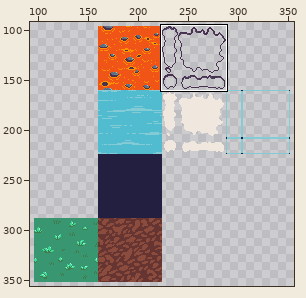
File history of a pixel-art file, android/assets/ase/biome_gen.ase. The first picture is a wide view before the edit; the outline marks the close-up.
Close-up. Before:
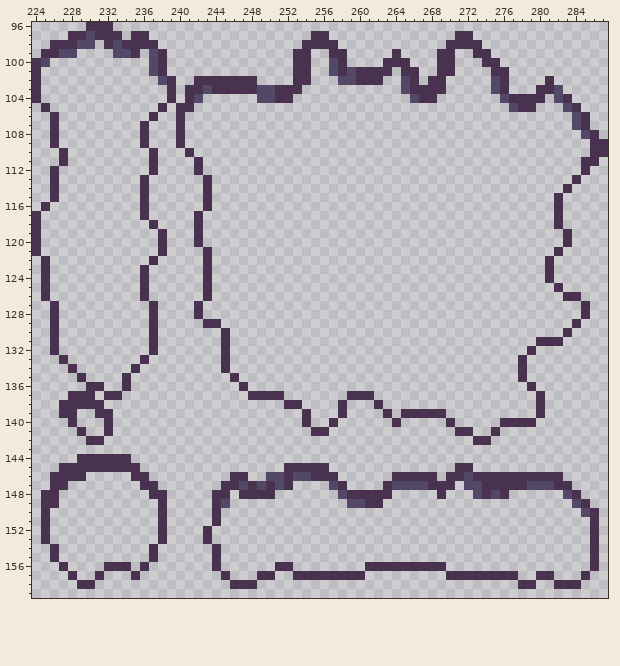
512x512 pixels, 1 frame. Shown: x 224..287, y 96..159. The wide view leaves out empty margins.
The same view after the edit:
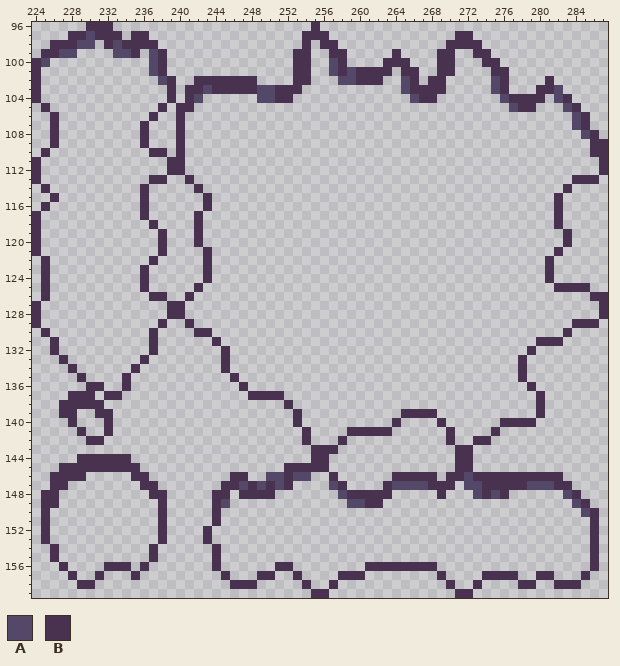
Palette (. is transparent): A #534868  B #493250
Change:
Changed rows in their new state; - is an unchanged pixel.
first column x 254:
 96 -B
 97 B-
 98 -.
first column x 224:
110 -B-.----------B-B.----------------------------------------------
111 B--.---------.-BB-.------------------------------------------..B
112 B-.----------.-BB-.------------------------------------------.-B
113 B-.---------.BB--B-.-----------------------------------------BB-
114 -B.---------------B.--------------------------------------------
first column x 224:
125 ------------------B.---------------------------------------BBB--
126 ------------.BB--B-.---------------------------------------..-BB
127 B-.----------.-BB-.------------------------------------------.-B
128 B-.----------.-BB-.------------------------------------------.-B
129 B-.----------.B--B-..----------------------------------------BB-
130 -B.---------------BB-.------------------------------------------
131 --------------------B.------------------------------------------
first column x 253:
137 ------...-----------
138 .----.---.----------
139 B.---.----.-----.---
140 B.--.-----------B.--
141 -B..--BBBBB------B..
142 -B---B-----------B--
143 --BBB-------------BB
144 --BB--------------BB
146 --..----------------
first column x 254:
156 ---------------.----
157 ....-----------B....
158 B--B------------B--B
159 -BB--------------BB-
